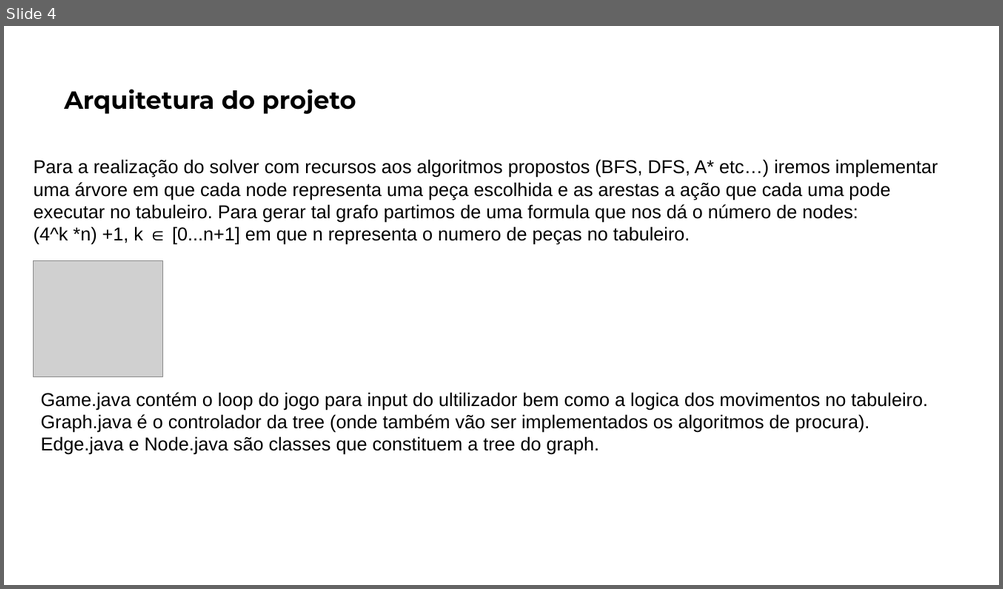
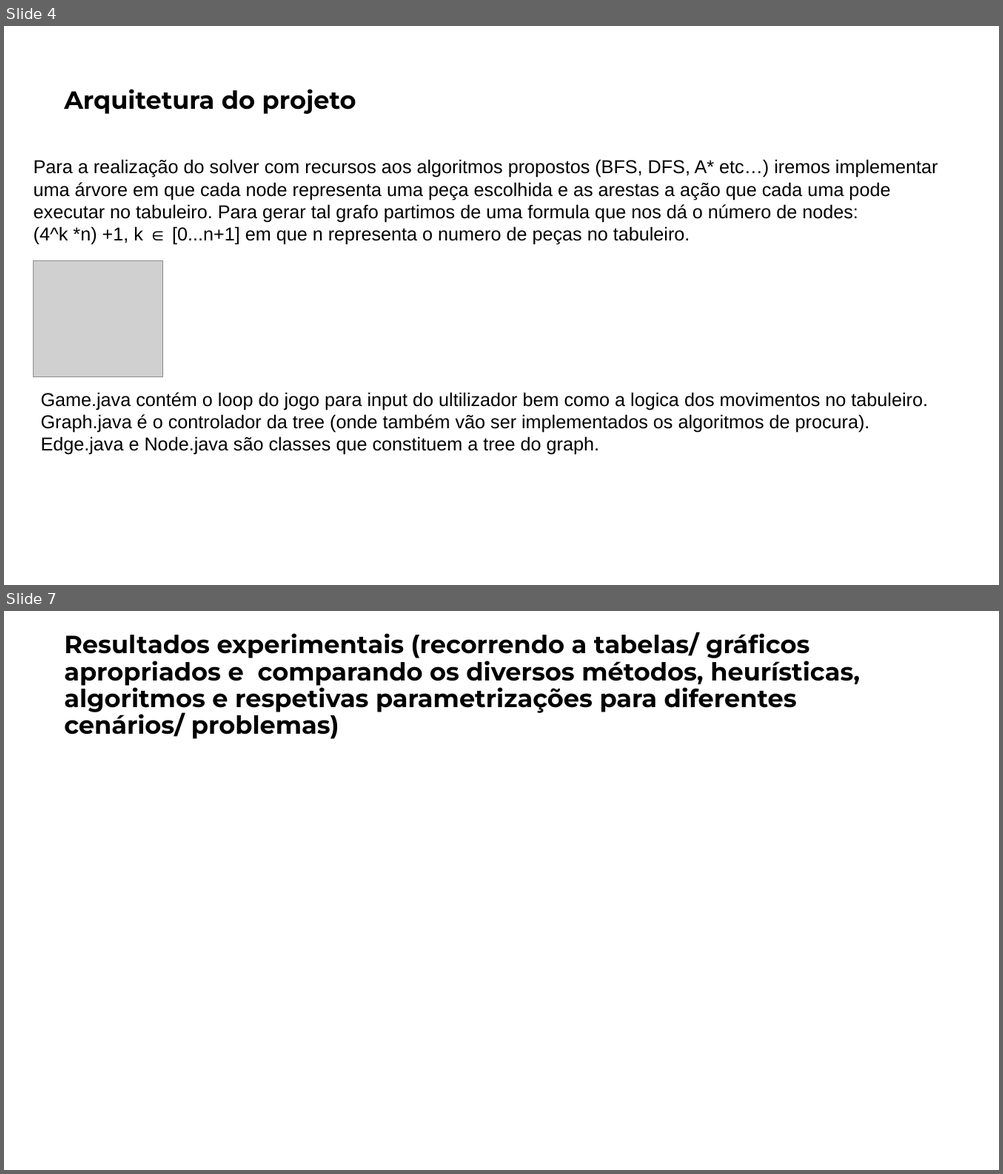
Before and after one commit to matheusPereiraG/IART, a slide deck: FEUP.pptx. Shown one above the other, each under a label of ours: slide 4 before the commit, slides 4 and 7 after it; the slides between them are not shown. The pictures are 1003x589 and 1003x1174 pixels, drawn with LibreOffice and Linux fonts; fonts in the diff are those of the drawing; grey boxes stand for pictures. Boxes give left, top, right and bottom in pixels: in the first picture for what was removed or moved away, otherwise in the second. Text is boxed around its words. In the diff, an @@ line names an element or a change of style, - is before the commit and + after.

```diff
--- a/FEUP.pptx
+++ b/FEUP.pptx
@@ slide 7 added at [4, 611, 999, 1170], background #FFFFFF @@
@@ text added at [64, 632, 859, 739], 24 pt, text #000000, bold @@
+Resultados experimentais (recorrendo a tabelas/ gráficos apropriados e comparando os diversos métodos, heurísticas, algoritmos e respetivas parametrizações para diferentes cenários/ problemas)
```
Also in this commit, not shown: 2 slides changed, 3 other slides added.
